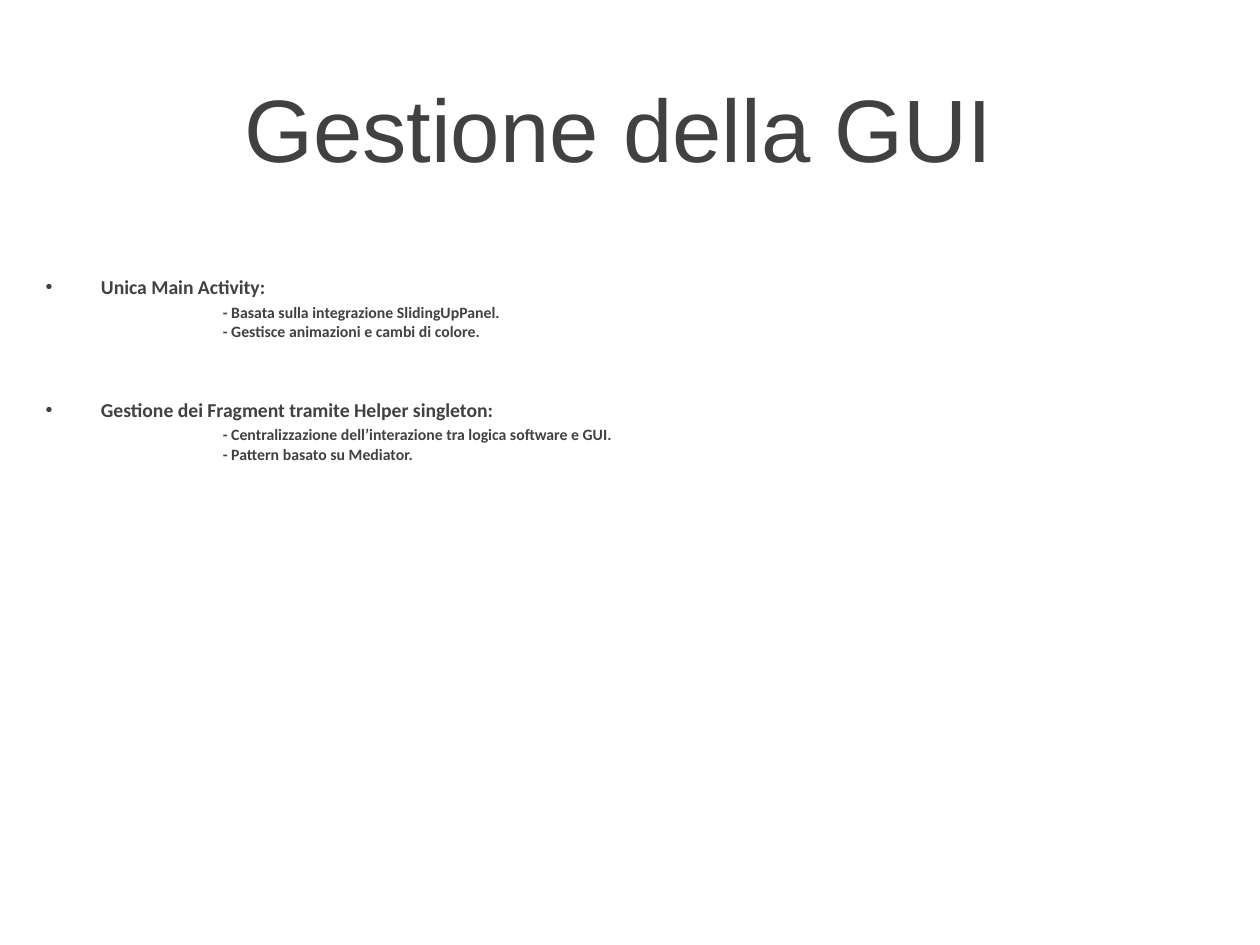
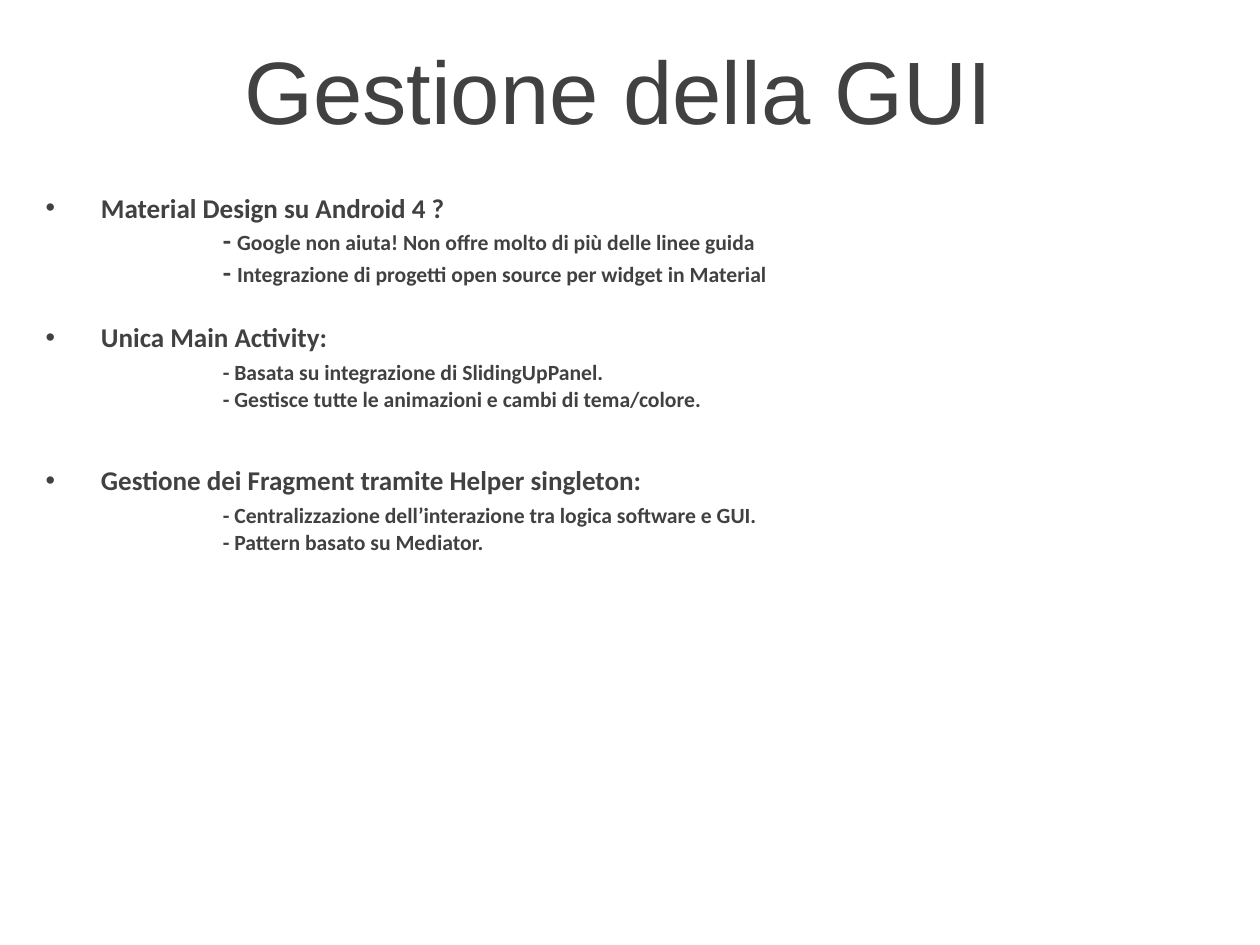
Before and after one commit to delchiaro/beaconav, a slide deck: slide 10 of documentation/presentazione.ppt. Drawn at 1260x945 pixels with LibreOffice and Linux fonts; fonts in the diff are those of the drawing; background and template pictures are left out. Boxes give left, top, right and bottom in pixels: in the first picture for what was removed or moved away, otherwise in the second. Text is boxed around its words. In the diff, an @@ line names an element or a change of style, - is before the commit and + after.

```diff
--- a/documentation/presentazione.ppt
+++ b/documentation/presentazione.ppt
@@ title "Gestione della GUI": place and size @@
-title "Gestione della GUI" at (244, 98, 992, 163)
+title "Gestione della GUI" at (244, 60, 992, 125)
@@ text "Material Design su Android 4 ...": place and size @@
-text "Material Design su Android 4 ..." at (101, 280, 612, 460)
+text "Material Design su Android 4 ..." at (101, 199, 767, 550)
@@ text at (101, 199, 767, 408): text changed; size 12.8 to 17.6 pt @@
-• Unica Main Activity:
-  - Basata sulla integrazione SlidingUpPanel.
-  - Gestisce animazioni e cambi di colore.
+• Material Design su Android 4 ?
+  - Google non aiuta! Non offre molto di più delle linee guida
+  - Integrazione di progetti open source per widget in Material
+• Unica Main Activity:
+  - Basata su integrazione di SlidingUpPanel.
+  - Gestisce tutte le animazioni e cambi di tema/colore.
@@ text at (101, 471, 757, 550): size 16 to 22 pt in "Gestione dei Fragment tramite Helper singleton:"; size 12.8 to 17.6 pt in "- Centralizzazione dell’interazione tra logica software e ..." @@
```
Also in this commit, not shown: 11 other slides changed, 3 slides added, 2 slides removed, 10 other files.
